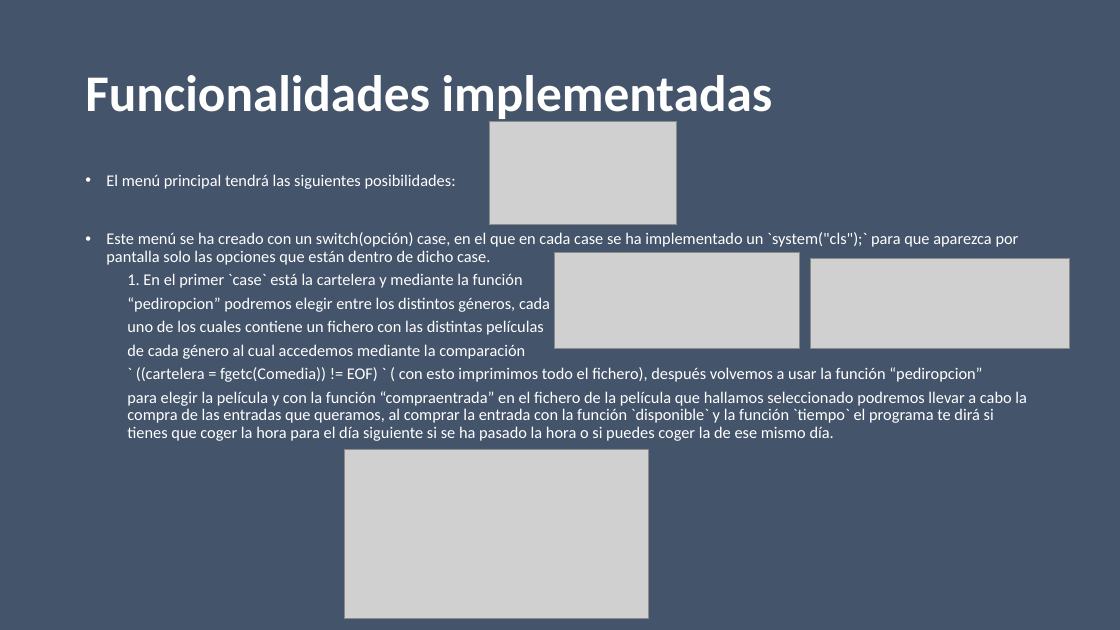
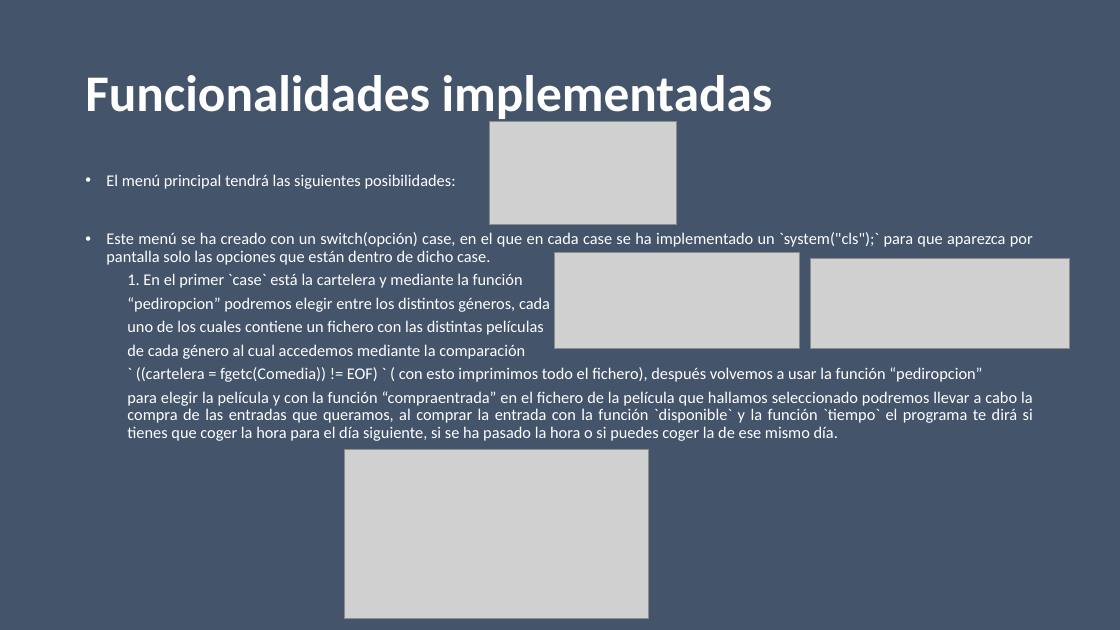
Before and after one commit to aigora/twE105-cinesbartolo, a slide deck: slide 3 of wiki.pptx. Drawn at 1120x630 pixels with LibreOffice and Linux fonts; fonts in the diff are those of the drawing; grey boxes stand for pictures. Boxes give left, top, right and bottom in pixels: in the first picture for what was removed or moved away, otherwise in the second. Text is boxed around its words. In the diff, an @@ line names an element or a change of style, - is before the commit and + after.

```diff
--- a/wiki.pptx
+++ b/wiki.pptx
@@ text at bbox=[106, 232, 1033, 382]: alignment left to justified @@
@@ text at bbox=[127, 391, 1033, 441]: text changed @@
-  para elegir la película y con la función “compraentrada” en el fichero de la película que hallamos seleccionado podremos llevar a cabo la compra de las entradas que queramos, al comprar la entrada con la función `disponible` y la función `tiempo` el programa te dirá si tienes que coger la hora para el día siguiente si se ha pasado la hora o si puedes coger la de ese mismo día.
+  para elegir la película y con la función “compraentrada” en el fichero de la película que hallamos seleccionado podremos llevar a cabo la compra de las entradas que queramos, al comprar la entrada con la función `disponible` y la función `tiempo` el programa te dirá si tienes que coger la hora para el día siguiente, si se ha pasado la hora o si puedes coger la de ese mismo día.
```
Also in this commit, not shown: 4 other slides changed.
